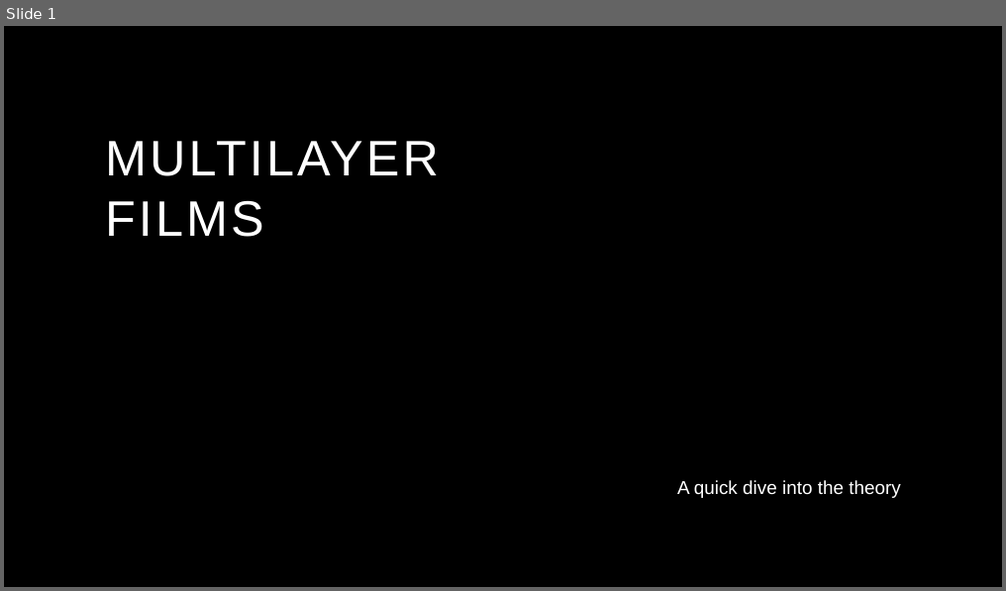
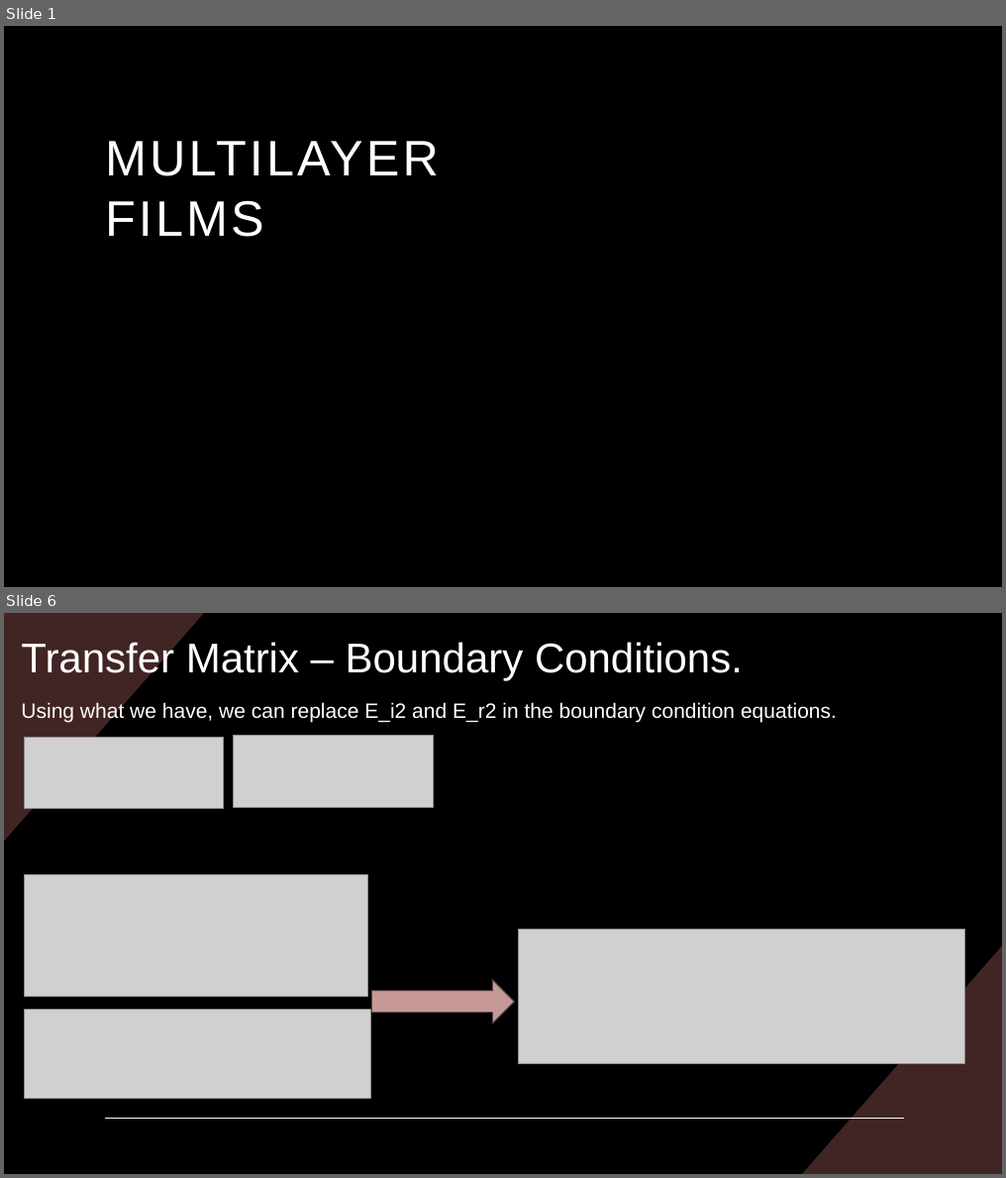
Before and after one commit to Collins-kariuk/Physics-Thesis-PDRCs, a slide deck: Presentations/Theory of Multilayer Films.pptx. Shown one above the other, each under a label of ours: slide 1 before the commit, slides 1 and 6 after it; the slides between them are not shown. The pictures are 1006x591 and 1006x1178 pixels, drawn with LibreOffice and Linux fonts; fonts in the diff are those of the drawing; grey boxes stand for pictures; background and template pictures are left out. Boxes give left, top, right and bottom in pixels: in the first picture for what was removed or moved away, otherwise in the second. Text is boxed around its words. In the diff, an @@ line names an element or a change of style, - is before the commit and + after.

```diff
--- a/Presentations/Theory of Multilayer Films.pptx
+++ b/Presentations/Theory of Multilayer Films.pptx
@@ slide 6 added at bbox=[4, 613, 1002, 1174], background #000000 @@
@@ freeform shape added at bbox=[4, 613, 204, 842], fill #412524 @@
@@ title added at bbox=[21, 642, 743, 680], 40 pt, text #FFFFFF @@
+Transfer Matrix – Boundary Conditions.
@@ text added at bbox=[21, 702, 837, 723], 20 pt, text #FFFFFF @@
+Using what we have, we can replace E_i2 and E_r2 in the boundary condition equations.
@@ picture added at bbox=[24, 738, 224, 809] @@
@@ picture added at bbox=[234, 736, 433, 808] @@
@@ picture added at bbox=[24, 875, 368, 997] @@
@@ picture added at bbox=[519, 930, 965, 1064] @@
@@ freeform shape added at bbox=[802, 947, 1002, 1174], fill #412524 @@
@@ right arrow added at bbox=[371, 980, 514, 1023], fill #C69896, outline #574342 1 pt @@
@@ picture added at bbox=[24, 1010, 371, 1098] @@
@@ line added from (105, 1118) to (904, 1118), #FFFFFF 1 pt @@
@@ slide 1 changed as well @@
@@ subtitle removed at bbox=[677, 480, 900, 498] @@
-A quick dive into the theory
```
Also in this commit, not shown: 2 other slides changed, 11 other slides added, 1 slide removed, 2 other files.
